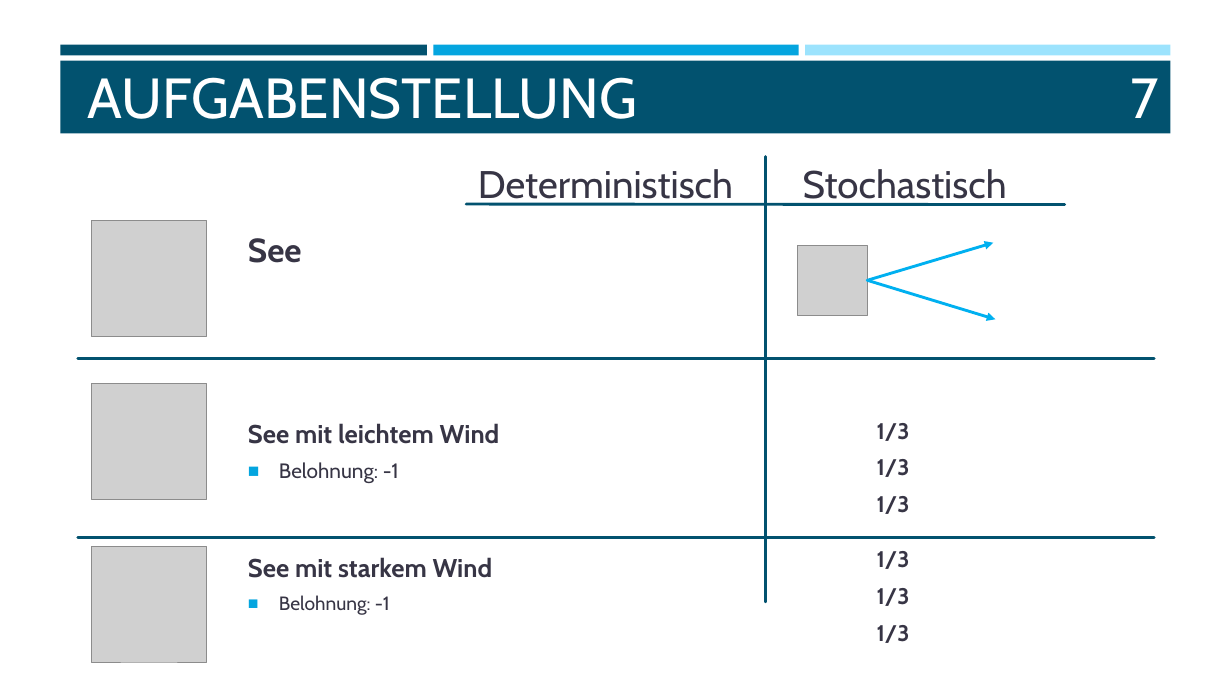
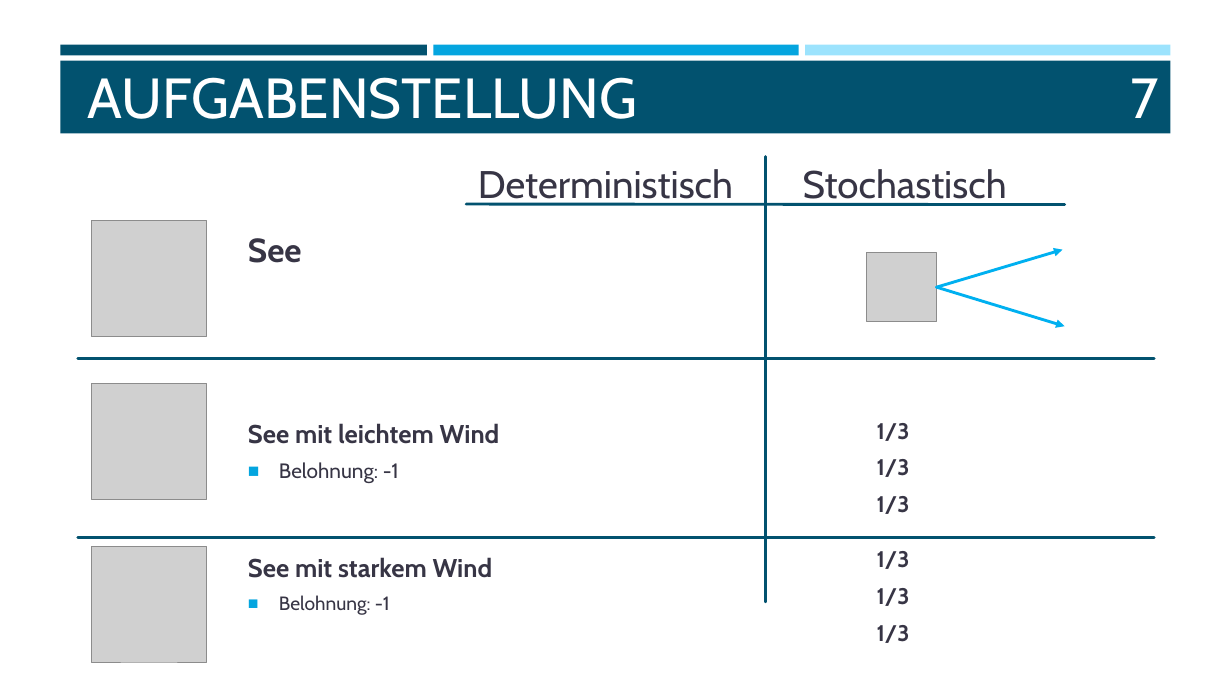
Before and after one commit to mzakarian/Reinforcement-Learning-SARSA-Q-Learning, a slide deck: slide 7 of misc/WISSEN.pptx. Drawn at 1232x693 pixels with LibreOffice and Linux fonts; fonts in the diff are those of the drawing; grey boxes stand for pictures. Boxes give left, top, right and bottom in pixels: in the first picture for what was removed or moved away, otherwise in the second. Text is boxed around its words. In the diff, an @@ line names an element or a change of style, - is before the commit and + after.

```diff
--- a/misc/WISSEN.pptx
+++ b/misc/WISSEN.pptx
@@ 2 arrows, 1 picture: place and size @@
-2 arrows, 1 picture at <box>798,243,995,320</box>
+2 arrows, 1 picture at <box>867,250,1065,326</box>
```
Also in this commit, not shown: 2 other slides changed, 3 slides added.
